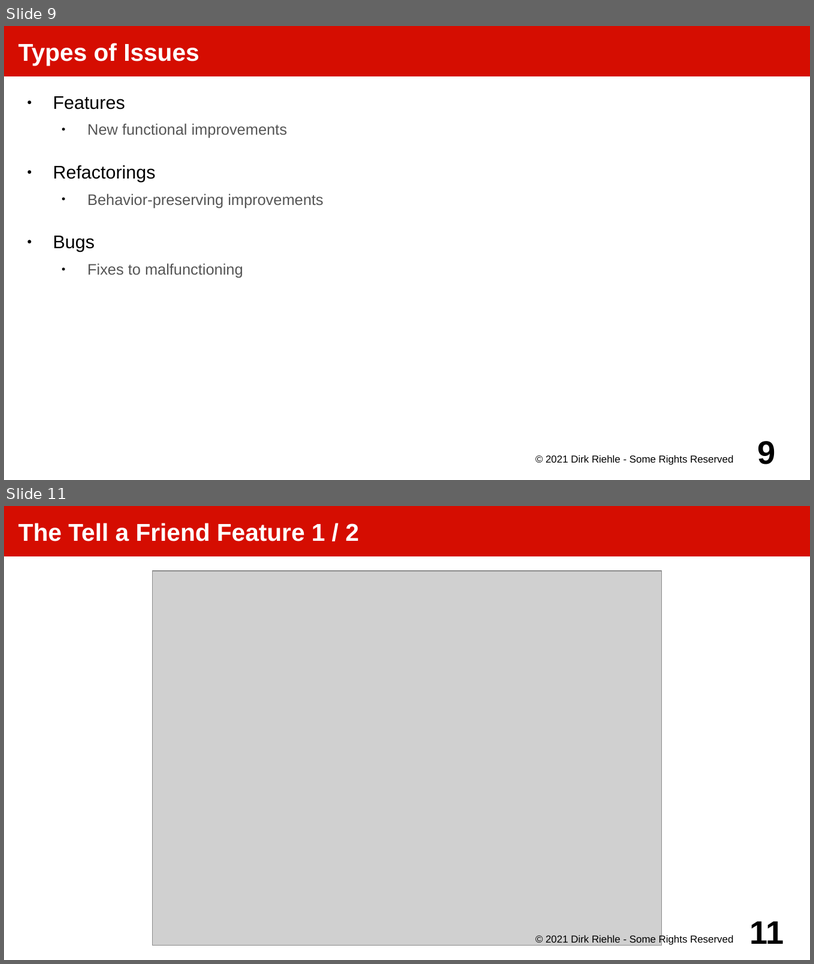
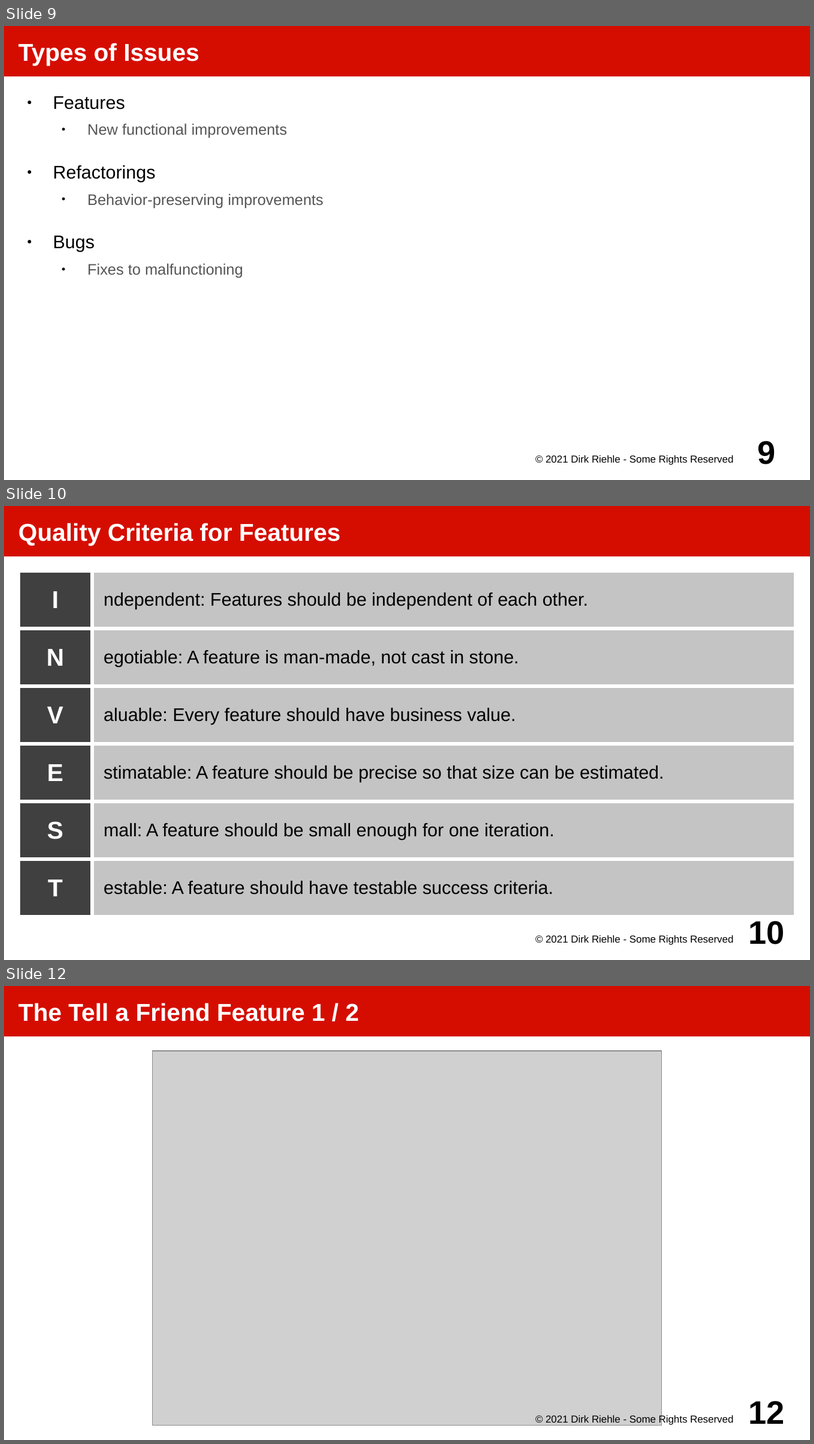
Before and after one commit to dirkriehle/amos-course, a slide deck: Lecture slides/AMOS B02 - Tools and Artifacts.odp. Shown one above the other, each under a label of ours: slides 9 and 11 before the commit, slides 9, 10 and 12 after it; the slides between them are not shown. The pictures are 814x964 and 814x1444 pixels, drawn with LibreOffice and Linux fonts; fonts in the diff are those of the drawing; grey boxes stand for pictures. Boxes give left, top, right and bottom in pixels: in the first picture for what was removed or moved away, otherwise in the second. Text is boxed around its words. In the diff, an @@ line names an element or a change of style, - is before the commit and + after.

```diff
--- a/Lecture slides/AMOS B02 - Tools and Artifacts.odp
+++ b/Lecture slides/AMOS B02 - Tools and Artifacts.odp
@@ slide 10 added at [4,506,810,960], background #FFFFFF @@
@@ title added at [4,506,810,556], fill #D50D01, 24 pt, text #FFFFFF, bold @@
+Quality Criteria for Features
@@ table added at [18,571,797,916], 6 rows, 2 columns @@
+I | ndependent: Features should be independent of each other.
+N | egotiable: A feature is man-made, not cast in stone.
+V | aluable: Every feature should have business value.
+E | stimatable: A feature should be precise so that size can be estimated.
+S | mall: A feature should be small enough for one iteration.
+T | estable: A feature should have testable success criteria.
@@ text added at [546,934,734,945], 10 pt, text #000000 @@
+© 2021 Dirk Riehle - Some Rights Reserved
@@ page number added at [749,921,785,944], 32 pt, text #000000, bold @@
+10
@@ what was slide 11 is now slide 12 @@
@@ page number at [749,1401,785,1423]: text changed @@
-11
+12
```
Also in this commit, not shown: 1 slide changed, 5 other files.
